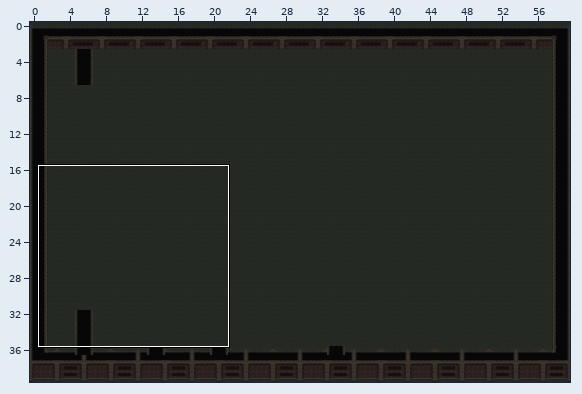
An edit to a level. Tiled map, assets/level3.tmx. Above, an overview of the earlier version with the close-up marked.
Close-up. First the earlier version:
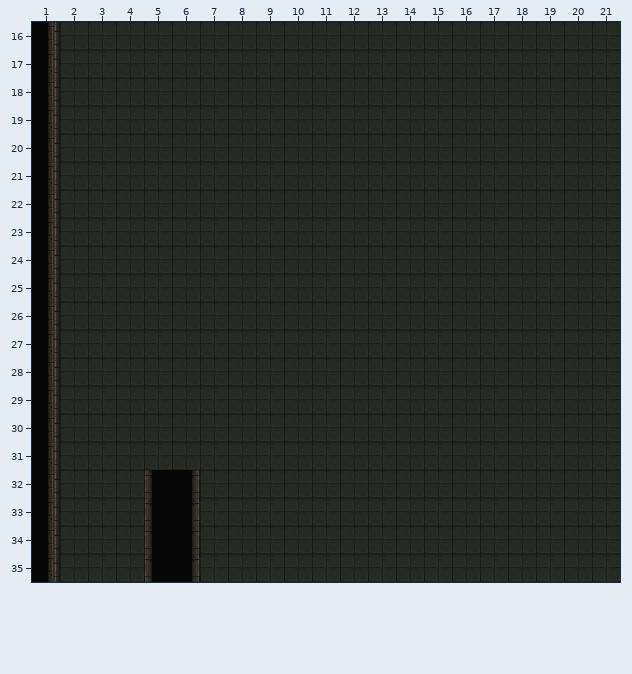
Cells are 32x32 px. Shown: x 1..21, y 16..35. The commit also changed other parts of the map, which this record leaves out.
The result:
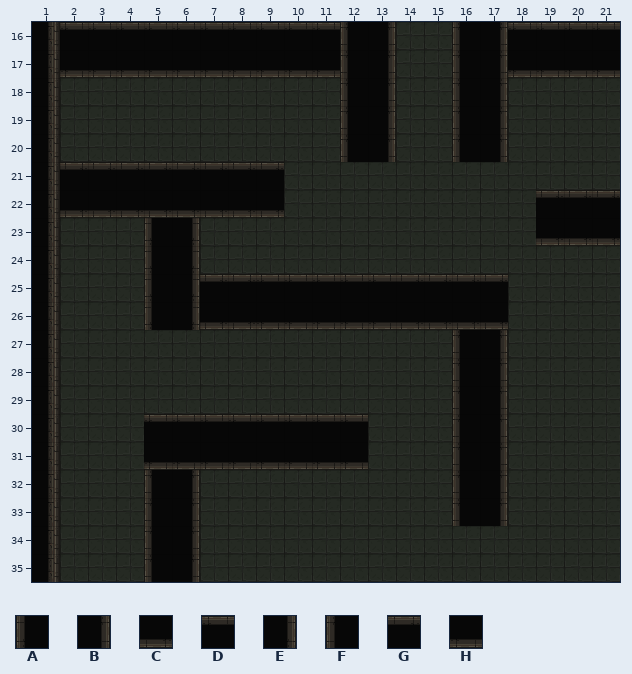
Key: from "mainlevbuild": A 66, B 66 turned 180, C 66 turned 270, D 66 turned 90, E 71, F 71 turned 180, G 71 turned 270, H 71 turned 90.
_ is an empty cell.
What changed:
Layer "walls":
The author put tile A in rows 23 to 26 at x 5.
The author put tile B in rows 16 to 20 at x 13 and 17; in rows 27 to 33 at x 17.
The author put tile C in row 22 at x 2 to 9; in row 23 at x 19 to 21; in row 26 at x 7 to 8 and 14 to 17.
The author put tile D in row 16 at x 2 to 11 and 18 to 21; in row 25 at x 9 to 13; in row 30 at x 5 to 12.
The author put tile E in rows 23 to 26 at x 6.
The author put tile F in rows 16 to 20 at x 12 and 16; in rows 27 to 33 at x 16.
The author put tile G in row 21 at x 2 to 9; in row 22 at x 19 to 21; in row 25 at x 7 to 8 and 14 to 17.
The author put tile H in row 17 at x 2 to 11 and 18 to 21; in row 26 at x 9 to 13; in row 31 at x 5 to 12.
